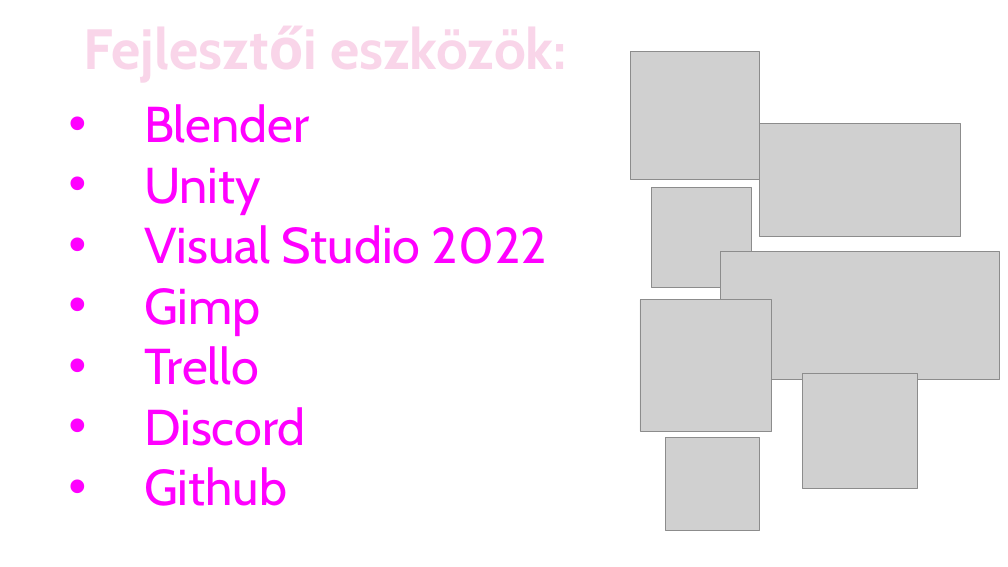
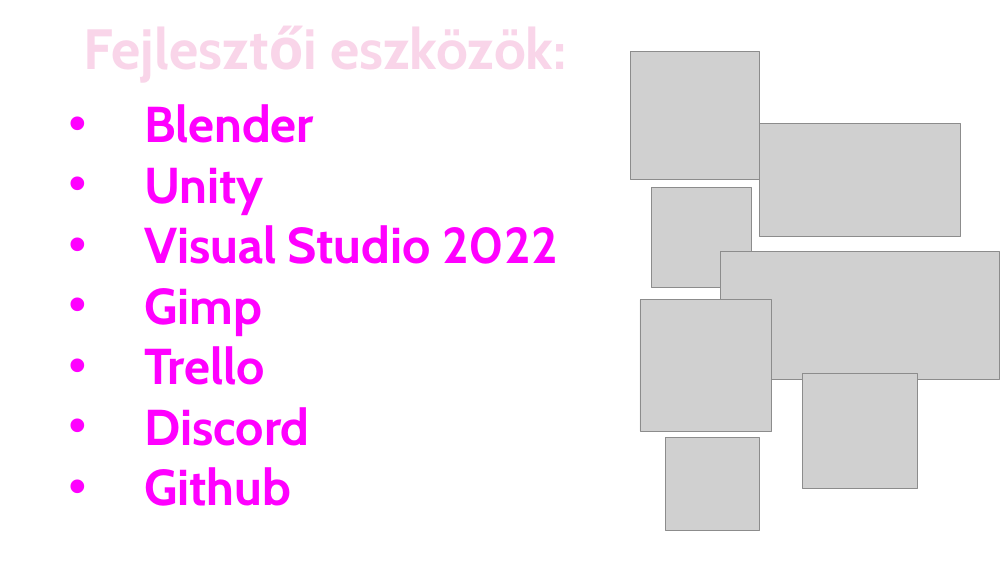
Before and after one commit to Z0lcs/SPACE-DUCK, a slide deck: slide 4 of PPT/Workshop_feb.pptx. Drawn at 1008x567 pixels with LibreOffice and Linux fonts; fonts in the diff are those of the drawing; grey boxes stand for pictures; background and template pictures are left out. Boxes give left, top, right and bottom in pixels: in the first picture for what was removed or moved away, otherwise in the second. Text is boxed around its words. In the diff, an @@ line names an element or a change of style, - is before the commit and + after.

```diff
--- a/PPT/Workshop_feb.pptx
+++ b/PPT/Workshop_feb.pptx
@@ text "Blender" at (144, 104, 558, 506): bold on @@
```
Also in this commit, not shown: 3 other slides changed, 1 slide added, 1 slide removed.
